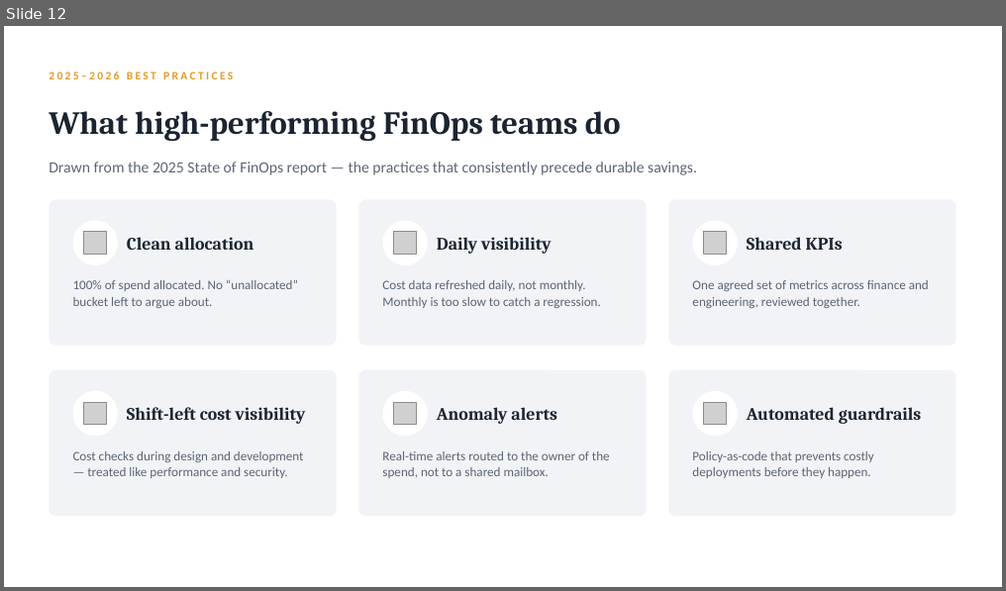
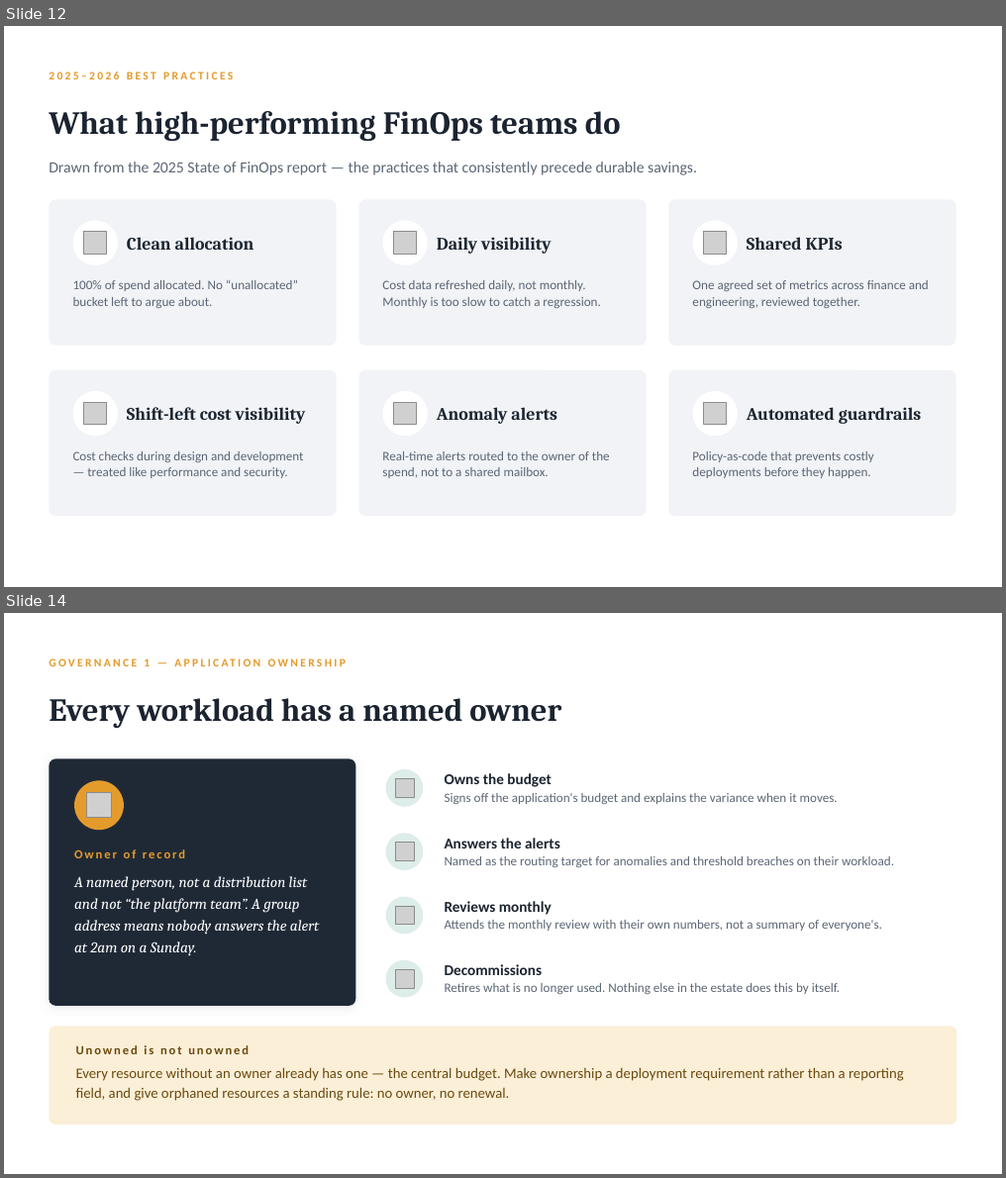
Before and after one commit to arielga5-code/Finops, a slide deck: presentations/finops-gaining-visibility-cfo.pptx. Shown one above the other, each under a label of ours: slide 12 before the commit, slides 12 and 14 after it; the slides between them are not shown. The pictures are 1006x591 and 1006x1178 pixels, drawn with LibreOffice and Linux fonts; fonts in the diff are those of the drawing; grey boxes stand for pictures. Boxes give left, top, right and bottom in pixels: in the first picture for what was removed or moved away, otherwise in the second. Text is boxed around its words. In the diff, an @@ line names an element or a change of style, - is before the commit and + after.

```diff
--- a/presentations/finops-gaining-visibility-cfo.pptx
+++ b/presentations/finops-gaining-visibility-cfo.pptx
@@ slide 14 added at (4, 613, 1002, 1174), background #FFFFFF @@
@@ text added at (144, 659, 150, 666), 11 pt, text #E39B2C, bold @@
+GOVERNANCE 1 — APPLICATION OWNERSHIP
@@ text added at (49, 698, 561, 728), 31 pt, text #1B2430, bold @@
+Every workload has a named owner
@@ rounded rectangle added at (49, 759, 355, 1006), fill #1F2936 @@
@@ ellipse added at (74, 780, 124, 830), fill #E39B2C @@
@@ ellipse added at (386, 769, 423, 807), fill #DDEDE9 @@
@@ picture added at (395, 778, 414, 797) @@
@@ text added at (445, 773, 838, 804), 12.5 pt, text #5C6675 @@
+Owns the budget
+Signs off the application's budget and explains the variance when it moves.
@@ picture added at (86, 792, 111, 817) @@
@@ text added at (74, 850, 185, 859), 12 pt, text #E39B2C, bold @@
+Owner of record
@@ ellipse added at (386, 833, 423, 870), fill #DDEDE9 @@
@@ picture added at (395, 842, 414, 861) @@
@@ text added at (445, 838, 894, 867), 12.5 pt, text #5C6675 @@
+Answers the alerts
+Named as the routing target for anomalies and threshold breaches on their workload.
@@ text added at (74, 876, 319, 957), 14.5 pt, text #FFFFFF, italic @@
+A named person, not a distribution list and not “the platform team”. A group address means nobody answers the alert at 2am on a Sunday.
@@ ellipse added at (386, 897, 423, 934), fill #DDEDE9 @@
@@ picture added at (395, 906, 414, 925) @@
@@ text added at (445, 901, 882, 931), 12.5 pt, text #5C6675 @@
+Reviews monthly
+Attends the monthly review with their own numbers, not a summary of everyone's.
@@ ellipse added at (386, 960, 423, 998), fill #DDEDE9 @@
@@ text added at (445, 964, 840, 994), 12.5 pt, text #5C6675 @@
+Decommissions
+Retires what is no longer used. Nothing else in the estate does this by itself.
@@ picture added at (395, 969, 414, 988) @@
@@ rounded rectangle added at (49, 1026, 957, 1125), fill #FBEFD8 @@
@@ text added at (76, 1046, 249, 1055), 12 pt, text #6B4A0E, bold @@
+Unowned is not unowned
@@ text added at (76, 1067, 904, 1101), 14 pt, text #6B4A0E @@
+Every resource without an owner already has one — the central budget. Make ownership a deployment requirement rather than a reporting field, and give orphaned resources a standing rule: no owner, no renewal.
```
Also in this commit, not shown: 3 slides changed, 5 other slides added, 9 other files.
